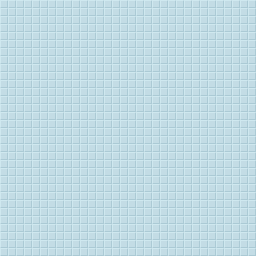
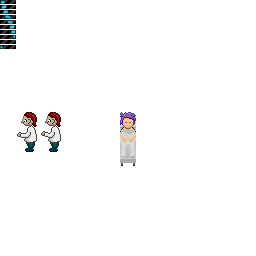
Layered file, before and after one edit (256x256). Changes by layer:
added group "sprites" with 56 layers above "bg" over bbox(0, 0, 136, 166)
added group "mri" (1st of 2, in "sprites") with 40 layers in group "sprites" over bbox(0, 0, 16, 49)
added group "frame copy 9" with 3 layers in group "mri" over bbox(0, 45, 16, 49)
added layer "Layer 13" (1st of 10, in "sprites" › "mri" › "frame copy 9") in group "frame copy 9" over bbox(0, 45, 16, 49)
added group "frame copy 8" with 3 layers in group "mri" over bbox(0, 40, 16, 44)
added layer "Layer 13" (2nd of 10, in "sprites" › "mri" › "frame copy 8") in group "frame copy 8" over bbox(0, 40, 16, 44)
added group "tech copy" with 4 layers in group "sprites" over bbox(28, 111, 63, 152)
added layer "ink" (1st of 3, in "sprites" › "tech copy") in group "tech copy" over bbox(28, 112, 61, 152)
added layer "shading" (1st of 2, in "sprites" › "tech copy") in group "tech copy" over bbox(42, 113, 60, 151)
added layer "-paint" (1st of 2, in "sprites" › "tech copy") in group "tech copy" over bbox(42, 113, 60, 151)
added group "tech" with 4 layers in group "sprites" over bbox(17, 111, 39, 152)
added layer "ink" (2nd of 3, in "sprites" › "tech") in group "tech" over bbox(17, 112, 37, 152)
added layer "shading" (2nd of 2, in "sprites" › "tech") in group "tech" over bbox(18, 113, 36, 151)
added layer "-paint" (2nd of 2, in "sprites" › "tech") in group "tech" over bbox(18, 113, 36, 151)
added group "rose" (1st of 2, in "sprites") with 4 layers in group "sprites" over bbox(120, 112, 136, 166)
added layer "hospital bed" in group "rose" over bbox(120, 132, 136, 166)
added layer "scrubs" in group "rose" over bbox(120, 127, 136, 137)
added layer "rose" (2nd of 2, in "sprites" › "rose") in group "rose" over bbox(120, 112, 136, 142)
added layer "bed back" in group "rose" over bbox(120, 114, 136, 133)
moved "floor" into group "bg" over bbox(0, 0, 256, 256)
…and 26 more changes (26 added)
